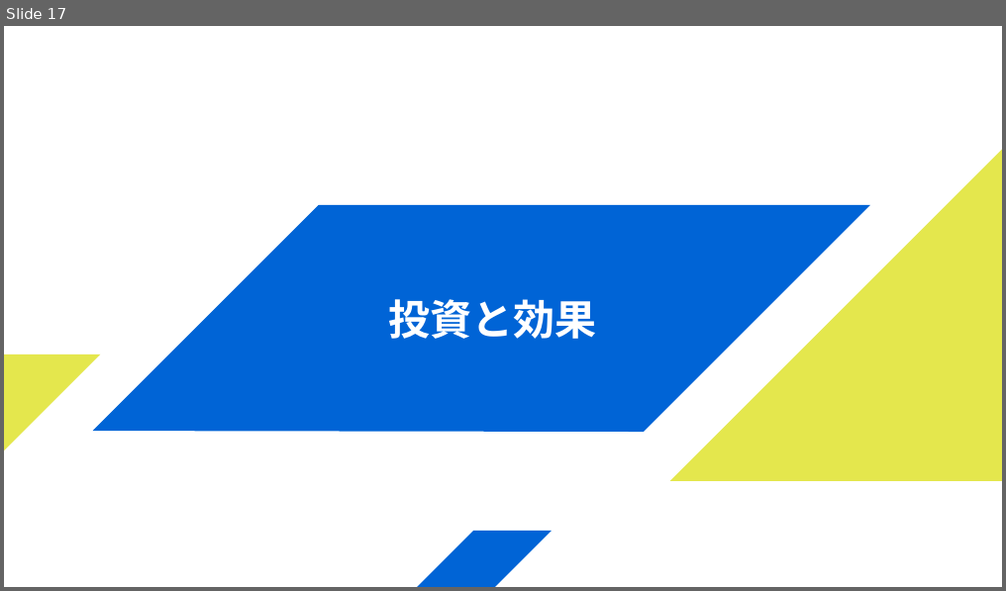
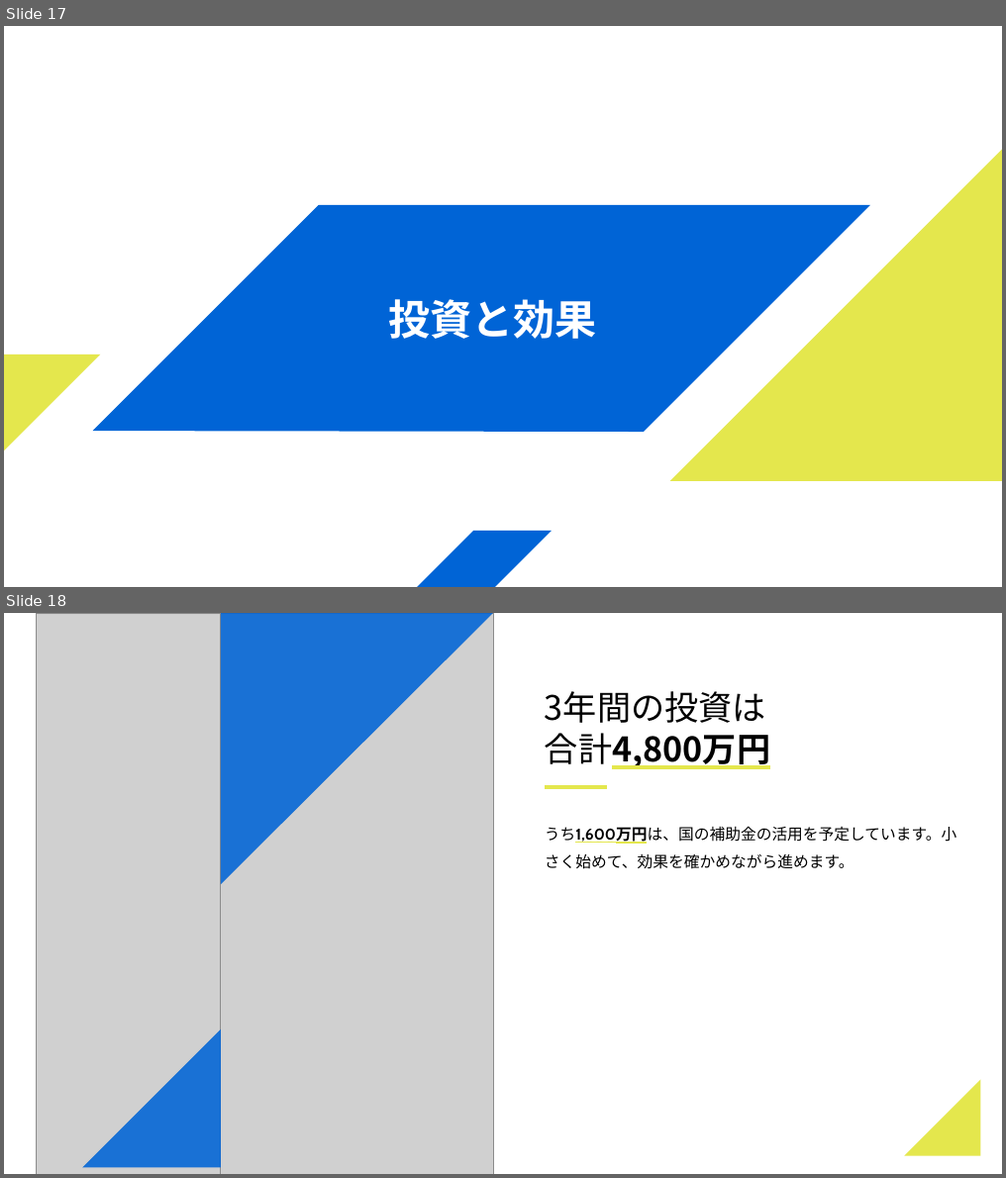
Before and after one commit to IKEMENLTD/slide-template-engine, a slide deck: out/phase5/final-20-pages/deck.pptx. Shown one above the other, each under a label of ours: slide 17 before the commit, slides 17 and 18 after it. The pictures are 1006x591 and 1006x1178 pixels, drawn with LibreOffice and Linux fonts; fonts in the diff are those of the drawing; grey boxes stand for pictures. Boxes give left, top, right and bottom in pixels: in the first picture for what was removed or moved away, otherwise in the second. Text is boxed around its words. In the diff, an @@ line names an element or a change of style, - is before the commit and + after.

```diff
--- a/out/phase5/final-20-pages/deck.pptx
+++ b/out/phase5/final-20-pages/deck.pptx
@@ slide 18 added at [4, 613, 1002, 1174], background #FFFFFF @@
@@ picture added at [37, 613, 221, 1174] @@
@@ picture added at [221, 613, 494, 1174] @@
@@ freeform shape added at [221, 613, 494, 884], fill #0064D6 at 88% opacity @@
@@ text added at [545, 691, 770, 769], 32.5 pt, text #000000 @@
+3年間の投資は
+合計4,800万円
@@ freeform shape added at [545, 786, 607, 790], fill #E4E74D @@
@@ text added at [545, 826, 956, 869], 15 pt, text #000000 @@
+うち1,600万円は、国の補助金の活用を予定しています。小さく始めて、効果を確かめながら進めます。
@@ freeform shape added at [82, 1030, 221, 1168], fill #0064D6 at 88% opacity @@
@@ freeform shape added at [905, 1080, 981, 1157], fill #E4E74D @@
```
Also in this commit, not shown: 12 slides changed, 2 other slides added, 3 slides removed, 31 other files.
